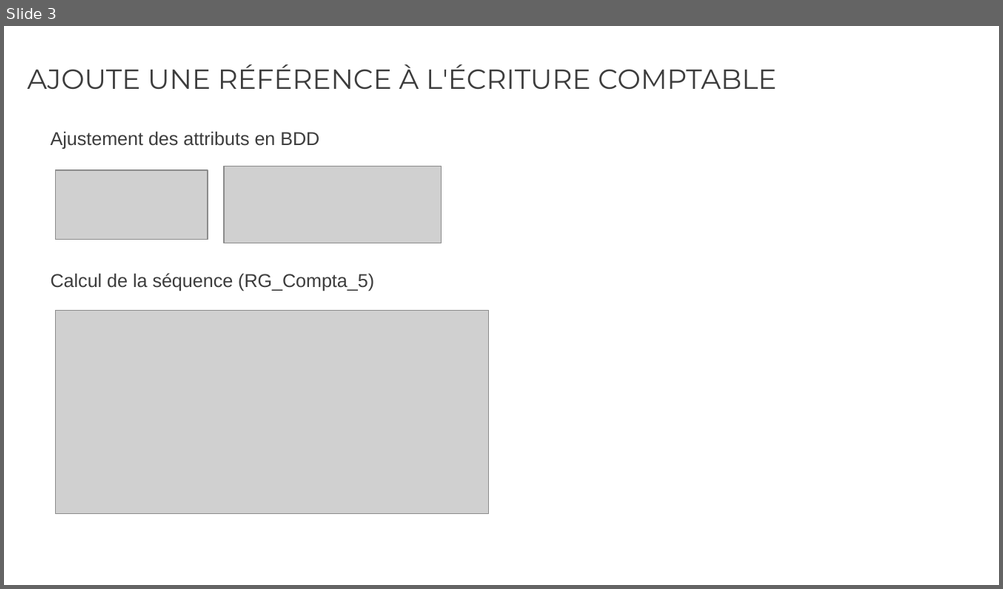
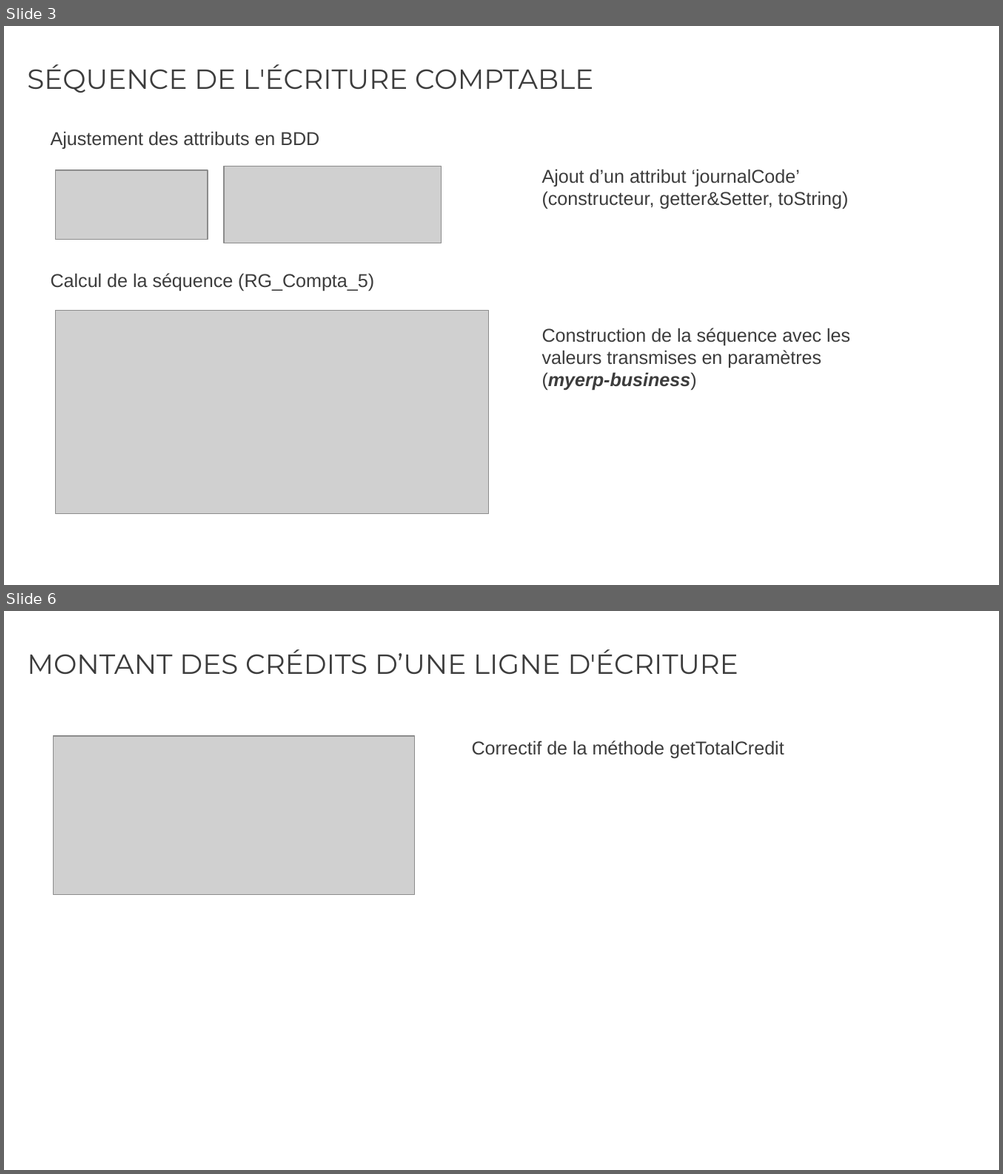
Before and after one commit to rvallet/ocp9-projetB4, a slide deck: doc/Présentation_OCP9_projetB4.pptx. Shown one above the other, each under a label of ours: slide 3 before the commit, slides 3 and 6 after it; the slides between them are not shown. The pictures are 1003x589 and 1003x1174 pixels, drawn with LibreOffice and Linux fonts; fonts in the diff are those of the drawing; grey boxes stand for pictures. Boxes give left, top, right and bottom in pixels: in the first picture for what was removed or moved away, otherwise in the second. Text is boxed around its words. In the diff, an @@ line names an element or a change of style, - is before the commit and + after.

```diff
--- a/doc/Présentation_OCP9_projetB4.pptx
+++ b/doc/Présentation_OCP9_projetB4.pptx
@@ slide 6 added at [4, 611, 999, 1170], background #FFFFFF @@
@@ title added at [27, 649, 738, 674], 20 pt, text #3C3C3C @@
+MONTANT DES CRÉDITS D’UNE LIGNE D'ÉCRITURE
@@ picture added at [54, 736, 415, 894] @@
@@ text added at [472, 741, 784, 758], 13.5 pt, text #3C3C3C @@
+Correctif de la méthode getTotalCredit
@@ slide 3 changed as well @@
@@ title at [27, 64, 593, 93]: text changed @@
-AJOUTE UNE RÉFÉRENCE À L'ÉCRITURE COMPTABLE
+SÉQUENCE DE L'ÉCRITURE COMPTABLE
@@ text added at [542, 169, 848, 209], 13.5 pt, text #3C3C3C @@
+Ajout d’un attribut ‘journalCode’ (constructeur, getter&Setter, toString)
@@ text added at [542, 328, 850, 391], 13.5 pt, text #3C3C3C @@
+Construction de la séquence avec les valeurs transmises en paramètres
+(myerp-business)
```
Also in this commit, not shown: 2 other slides changed, 5 other slides added, 2 slides removed, 3 other files.
